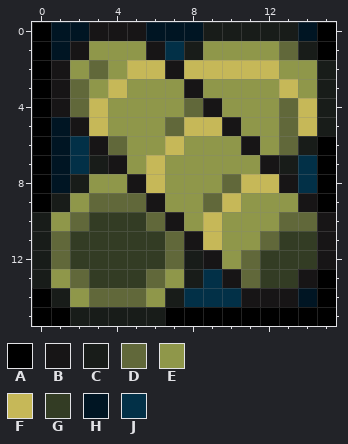
Pixel-art sprite -- graphics/Misc/BambooPile.png. The picture above was drawn from the file before the commit.
The file is 16x16 pixels.
Palette (. is transparent): A #000000  B #171516  C #181c19  D #61683a  E #8f974a  F #c6b858  G #333c24  H #001523  J #023047
New version:
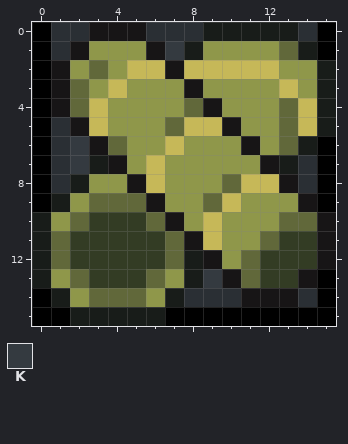
Colours new in this view: K #343a40
From old to new:
{"colour":"H","old":"#001523","new":"#2a2f34"}
{"y":1,"x":7,"old":"J","new":"K"}
{"y":6,"x":2,"old":"J","new":"K"}
{"y":7,"x":2,"old":"J","new":"K"}
{"y":7,"x":14,"old":"J","new":"H"}
{"y":8,"x":14,"old":"J","new":"H"}
{"y":13,"x":9,"old":"J","new":"K"}
{"y":14,"x":8,"old":"JJJ","new":"HHH"}
